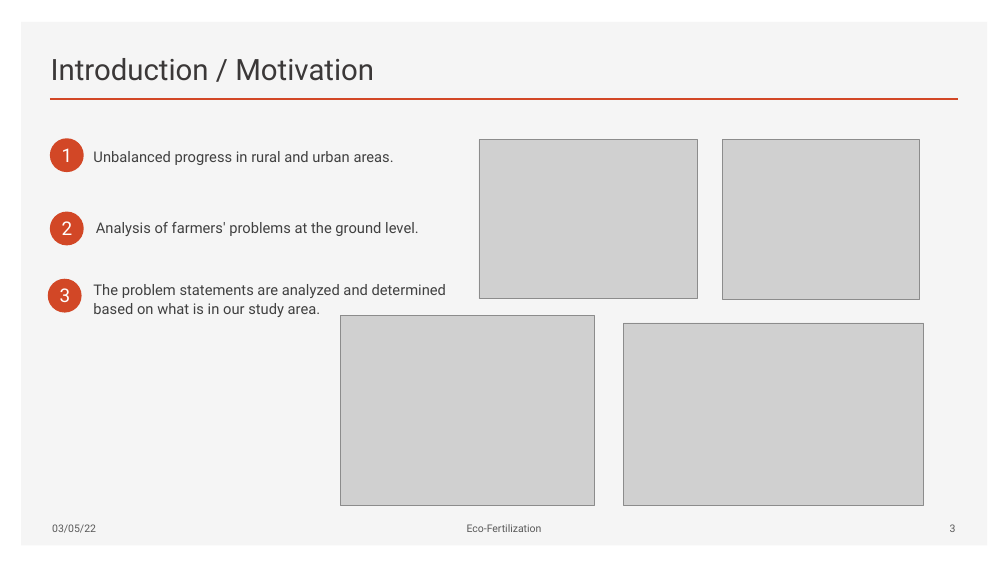
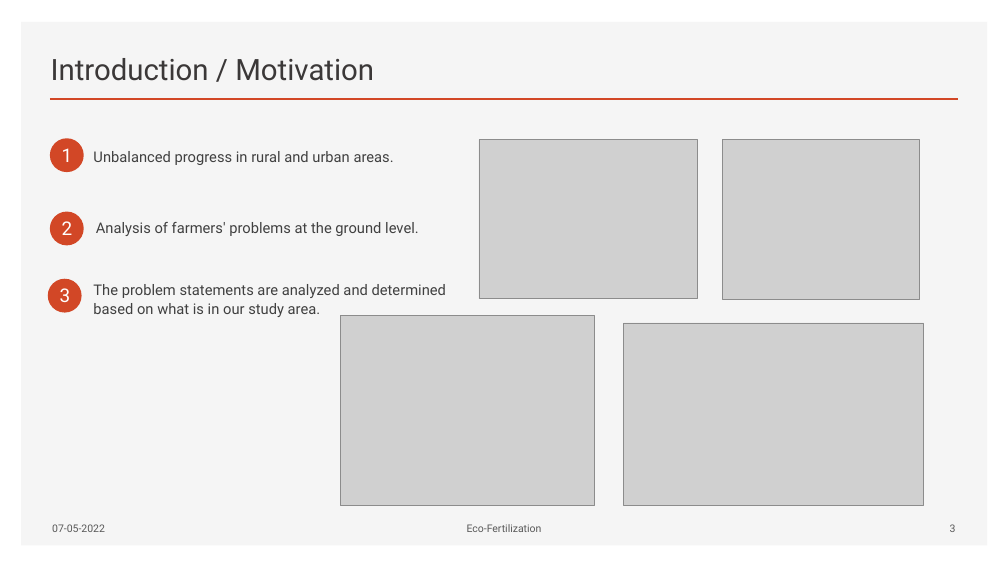
Before and after one commit to Gekko12/Eco-fertilization, a slide deck: slide 4 of EcoFertilization.pptx. Drawn at 1008x567 pixels with LibreOffice and Linux fonts; fonts in the diff are those of the drawing; grey boxes stand for pictures. Boxes give left, top, right and bottom in pixels: in the first picture for what was removed or moved away, otherwise in the second. Text is boxed around its words. In the diff, an @@ line names an element or a change of style, - is before the commit and + after.

```diff
--- a/EcoFertilization.pptx
+++ b/EcoFertilization.pptx
@@ text at bbox=[52, 524, 105, 532]: text changed @@
-03/05/22
+07-05-2022
```
Also in this commit, not shown: 17 other slides changed, 7 slides added, 1 slide removed.
